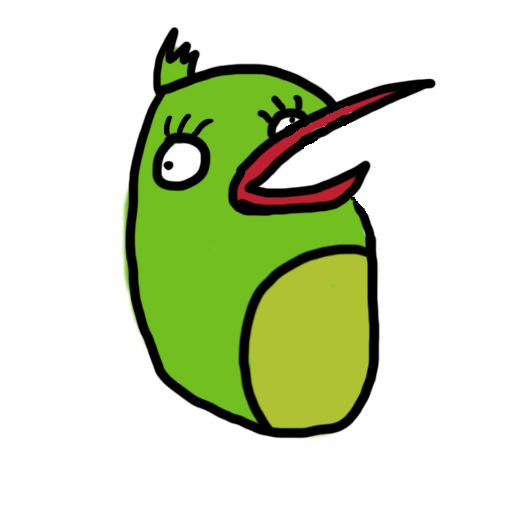
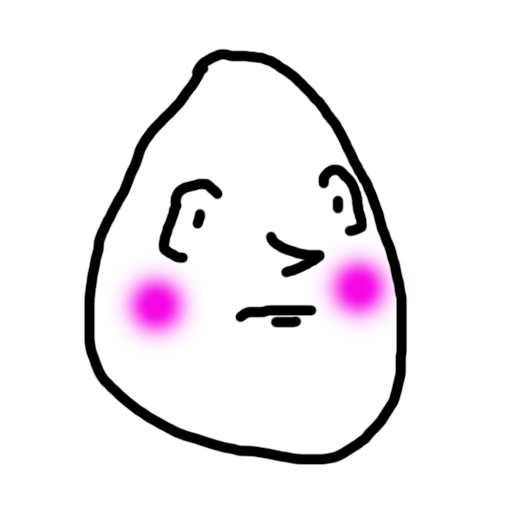
Revision of a layered 512×512 image; what changed, layer by layer:
hid group "Group 2 copy" (6 layers) over 120, 26, 437, 440
added layer "Layer 14" above "Layer 15" over 83, 48, 408, 466
added layer "Layer 15" above "Group 2" over 88, 52, 414, 458
